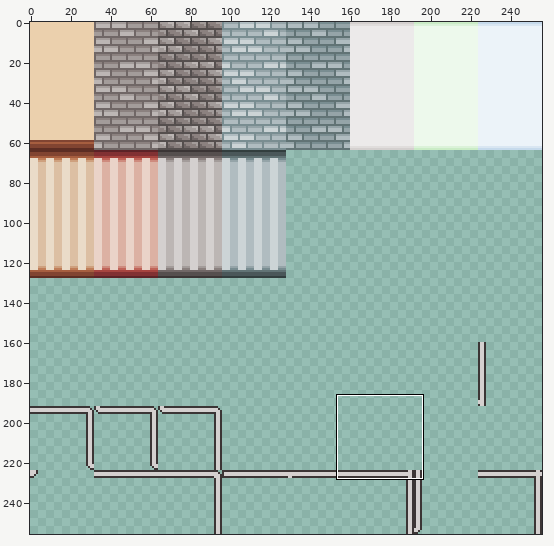
File history of a sprite sheet, game/house/assets/walls.png. The first picture is a wide view before the edit; the outline marks the close-up.
Close-up. The starting point:
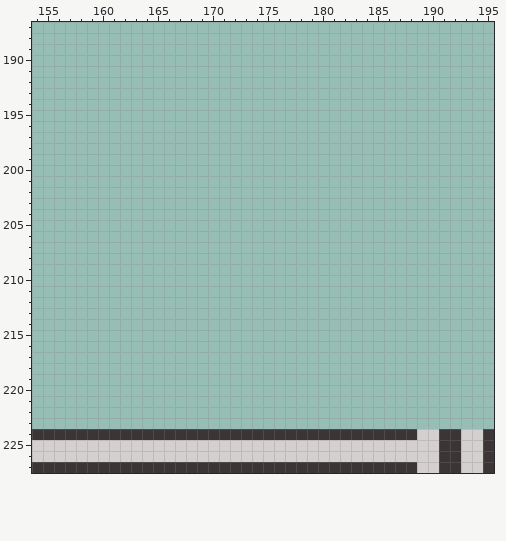
The file is 256x256 pixels. Colours within 5 levels of each other are drawn and written as one. Shown: x 154..195, y 187..227.
New version:
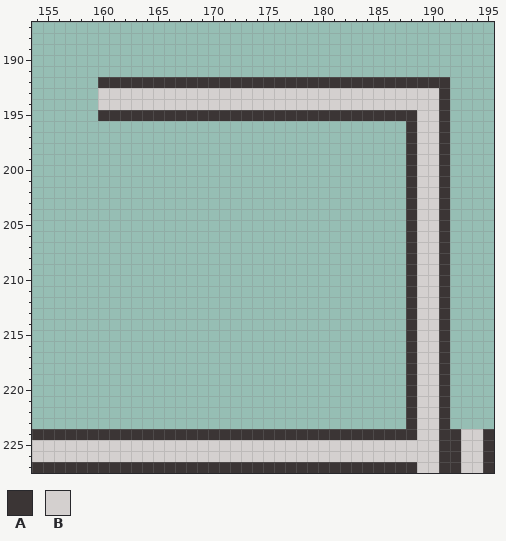
Palette (. is transparent): A #3b3535  B #d4d0cf
Diff:
@@ x 154..195 @@
 191 ..........................................
-192 ..........................................
-193 ..........................................
-194 ..........................................
-195 ..........................................
-196 ..........................................
-197 ..........................................
-198 ..........................................
-199 ..........................................
-200 ..........................................
-201 ..........................................
-202 ..........................................
-203 ..........................................
-204 ..........................................
-205 ..........................................
-206 ..........................................
-207 ..........................................
-208 ..........................................
-209 ..........................................
-210 ..........................................
-211 ..........................................
-212 ..........................................
-213 ..........................................
-214 ..........................................
-215 ..........................................
-216 ..........................................
-217 ..........................................
-218 ..........................................
-219 ..........................................
-220 ..........................................
-221 ..........................................
-222 ..........................................
-223 ..........................................
+192 ......AAAAAAAAAAAAAAAAAAAAAAAAAAAAAAAA....
+193 ......BBBBBBBBBBBBBBBBBBBBBBBBBBBBBBBA....
+194 ......BBBBBBBBBBBBBBBBBBBBBBBBBBBBBBBA....
+195 ......AAAAAAAAAAAAAAAAAAAAAAAAAAAAABBA....
+196 ..................................ABBA....
+197 ..................................ABBA....
+198 ..................................ABBA....
+199 ..................................ABBA....
+200 ..................................ABBA....
+201 ..................................ABBA....
+202 ..................................ABBA....
+203 ..................................ABBA....
+204 ..................................ABBA....
+205 ..................................ABBA....
+206 ..................................ABBA....
+207 ..................................ABBA....
+208 ..................................ABBA....
+209 ..................................ABBA....
+210 ..................................ABBA....
+211 ..................................ABBA....
+212 ..................................ABBA....
+213 ..................................ABBA....
+214 ..................................ABBA....
+215 ..................................ABBA....
+216 ..................................ABBA....
+217 ..................................ABBA....
+218 ..................................ABBA....
+219 ..................................ABBA....
+220 ..................................ABBA....
+221 ..................................ABBA....
+222 ..................................ABBA....
+223 ..................................ABBA....
 224 AAAAAAAAAAAAAAAAAAAAAAAAAAAAAAAAAAABBAABBA
Boxes around the changes in both close-ups, in picture pixels (x1, y1, x2, y2):
added: (98, 77, 450, 429)
